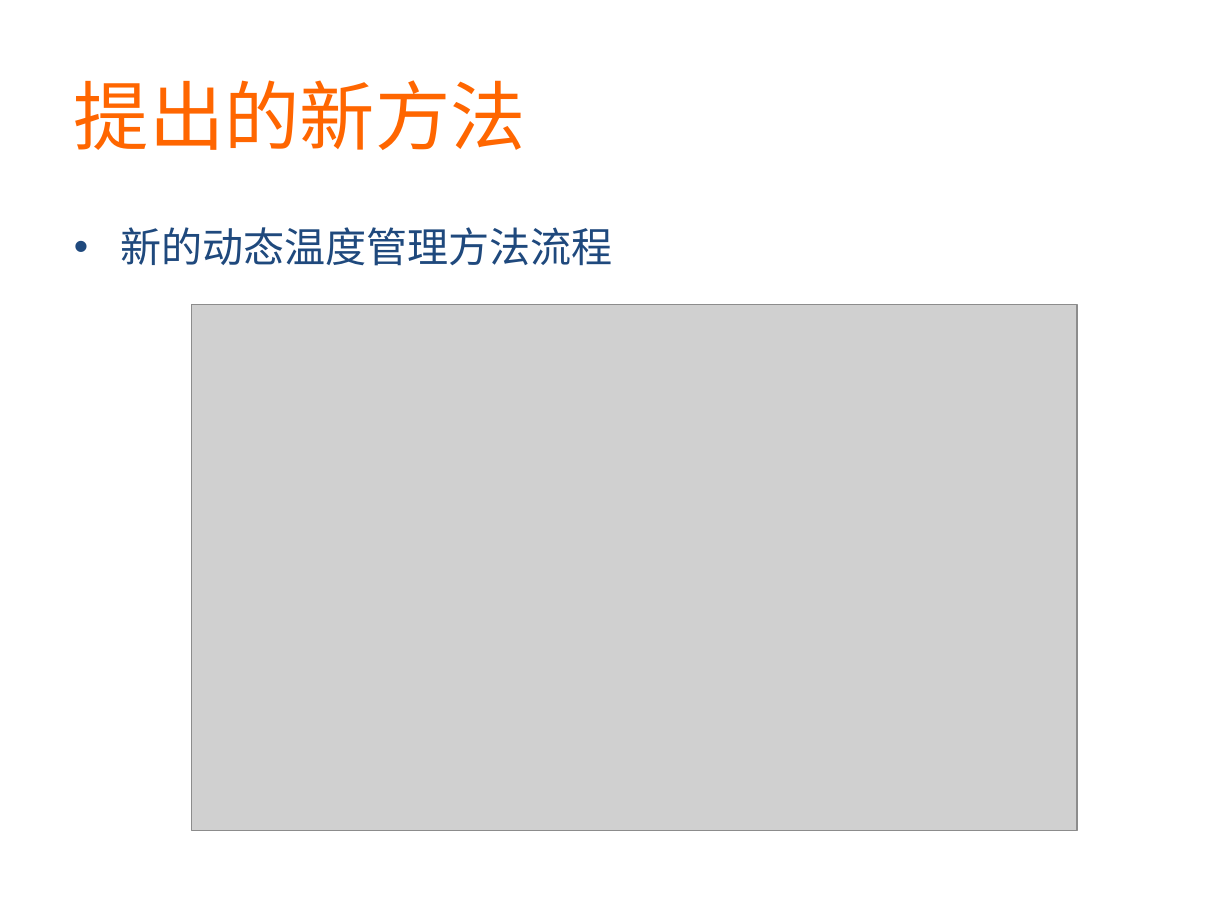
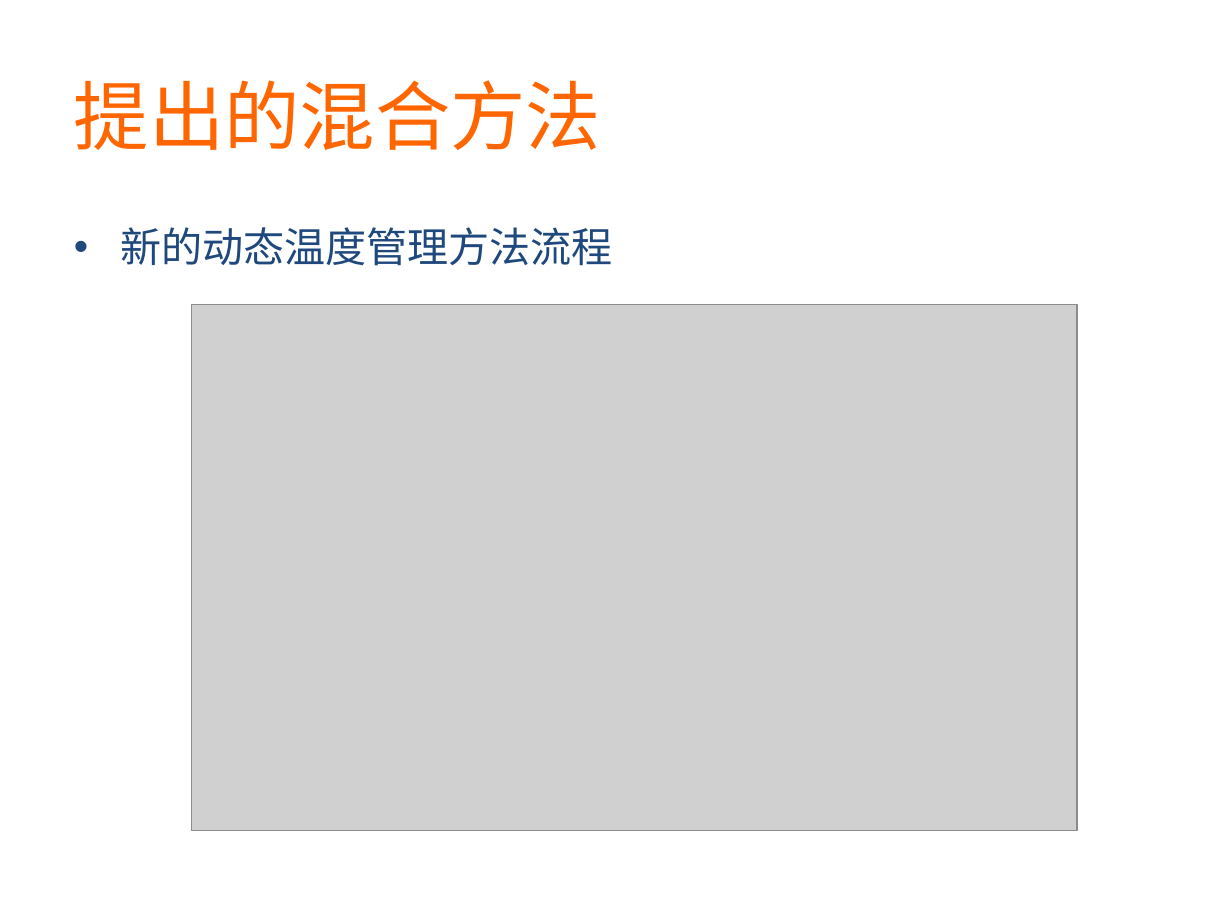
Before and after one commit to martian9/xin-yuan-houqin, a slide deck: slide 7 of ppt/majian.pptx. Drawn at 1232x924 pixels with LibreOffice and Linux fonts; fonts in the diff are those of the drawing; grey boxes stand for pictures. Boxes give left, top, right and bottom in pixels: in the first picture for what was removed or moved away, otherwise in the second. Text is boxed around its words. In the diff, an @@ line names an element or a change of style, - is before the commit and + after.

```diff
--- a/ppt/majian.pptx
+++ b/ppt/majian.pptx
@@ title at <box>74,80,601,150</box>: text changed @@
-提出的新方法
+提出的混合方法
```
Also in this commit, not shown: 3 other slides changed, 9 slides added, 6 slides removed.
